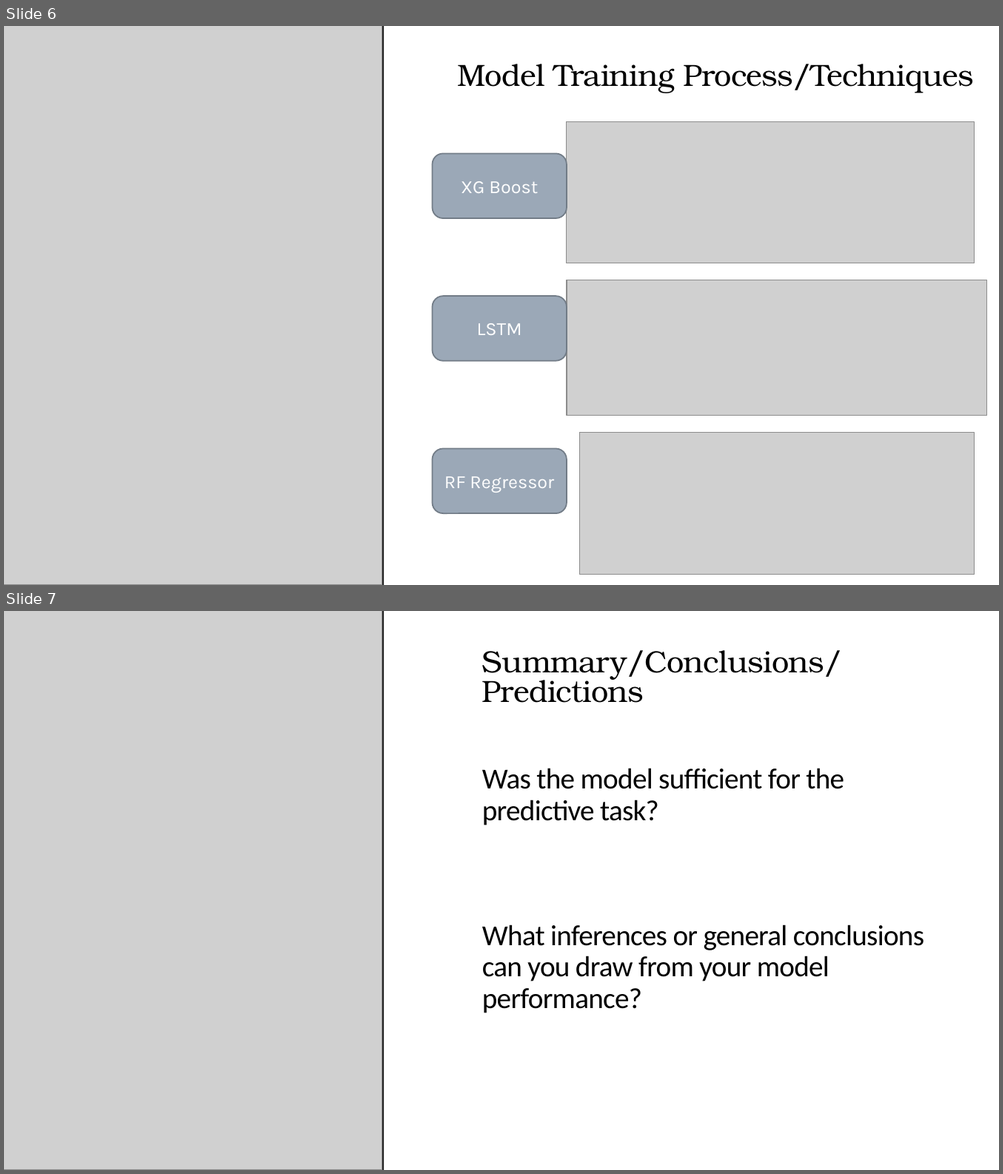
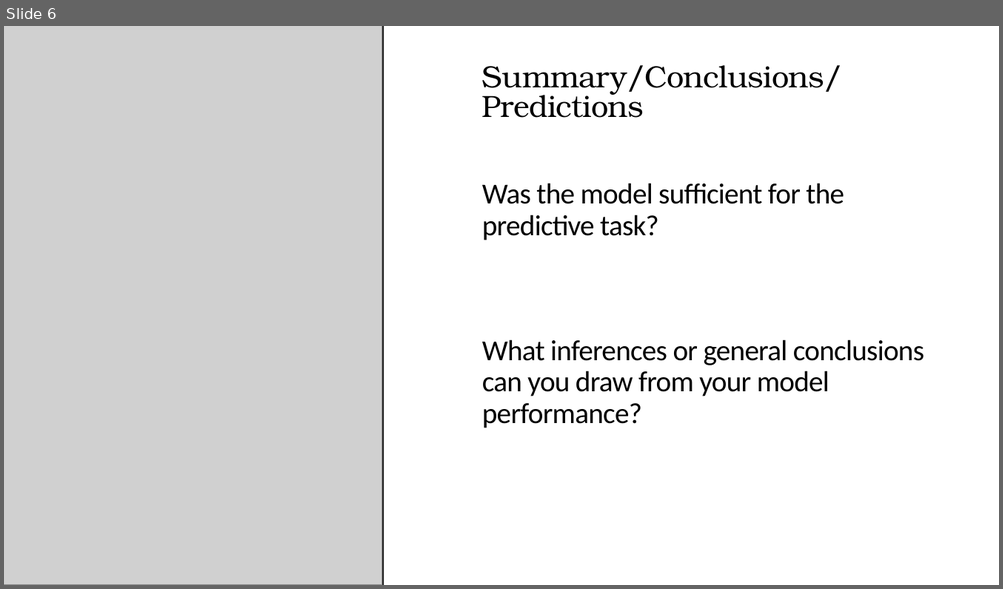
Before and after one commit to you915/Sentiment-Analysis-of-Twitter-Data-for-predicting-Apple-stock-price, a slide deck: Project 2 - Group 4.pptx. Shown one above the other, each under a label of ours: slides 6 and 7 before the commit, slide 6 after it. The pictures are 1003x1174 and 1003x589 pixels, drawn with LibreOffice and Linux fonts; fonts in the diff are those of the drawing; grey boxes stand for pictures. Boxes give left, top, right and bottom in pixels: in the first picture for what was removed or moved away, otherwise in the second. Text is boxed around its words. In the diff, an @@ line names an element or a change of style, - is before the commit and + after.

Commit message:
updated ppt and updated images

```diff
--- a/Project 2 - Group 4.pptx
+++ b/Project 2 - Group 4.pptx
@@ slide 6 removed at (4,26,999,585), background #FFFFFF; not listed: 1 template element that a slide beside it also shows @@
@@ picture removed at (4,26,382,585) @@
@@ text removed at (457,64,973,93) @@
-Model Training Process/Techniques
@@ picture removed at (566,121,974,264) @@
@@ rounded rectangle removed at (432,153,566,218) @@
-XG Boost
@@ picture removed at (566,280,987,415) @@
@@ rounded rectangle removed at (432,296,566,361) @@
-LSTM
@@ picture removed at (579,432,974,574) @@
@@ rounded rectangle removed at (432,449,566,514) @@
-RF Regressor
@@ what was slide 7 is now slide 6 @@
```
Also in this commit, not shown: 6 slides changed, 2 slides added, 1 other slide removed.
